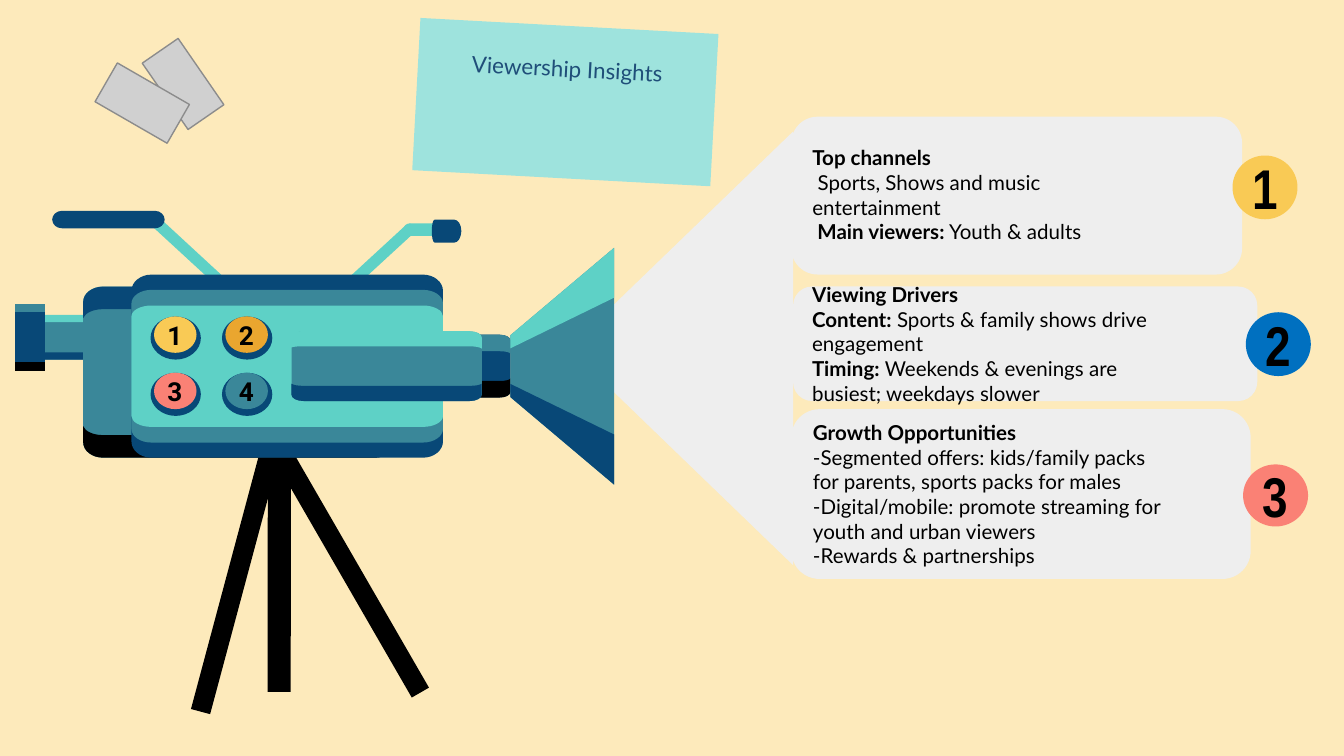
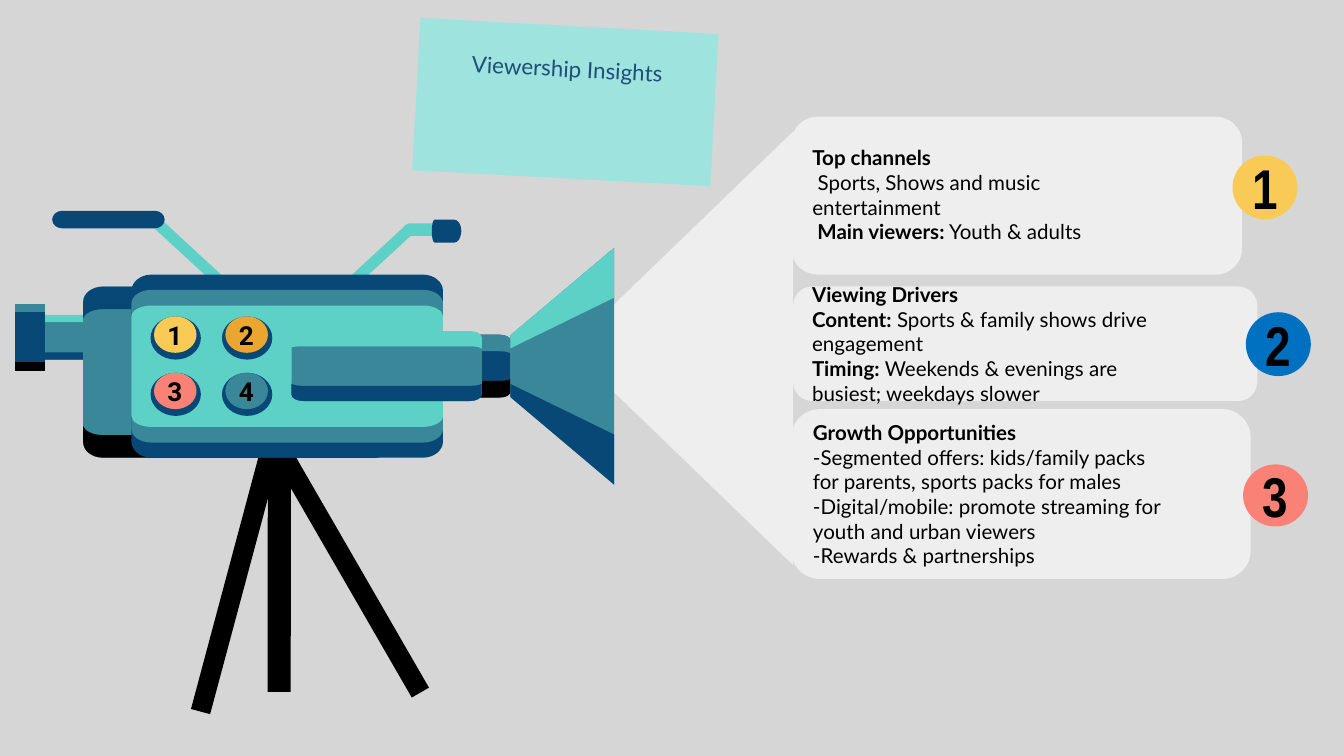
Before and after one commit to Lihle830/BTV-Subscriber-Base-Analysis, a slide deck: slide 2 of Presentation deck/Slides Presantation Btv.pptx. Drawn at 1344x756 pixels with LibreOffice and Linux fonts; fonts in the diff are those of the drawing; grey boxes stand for pictures. Boxes give left, top, right and bottom in pixels: in the first picture for what was removed or moved away, otherwise in the second. Text is boxed around its words. In the diff, an @@ line names an element or a change of style, - is before the commit and + after.

```diff
--- a/Presentation deck/Slides Presantation Btv.pptx
+++ b/Presentation deck/Slides Presantation Btv.pptx
@@ background #FDEABB to #D6D6D6 @@
@@ picture removed at [142, 38, 223, 129] @@
@@ picture removed at [95, 63, 189, 144] @@
```
Also in this commit, not shown: 10 other slides changed.
